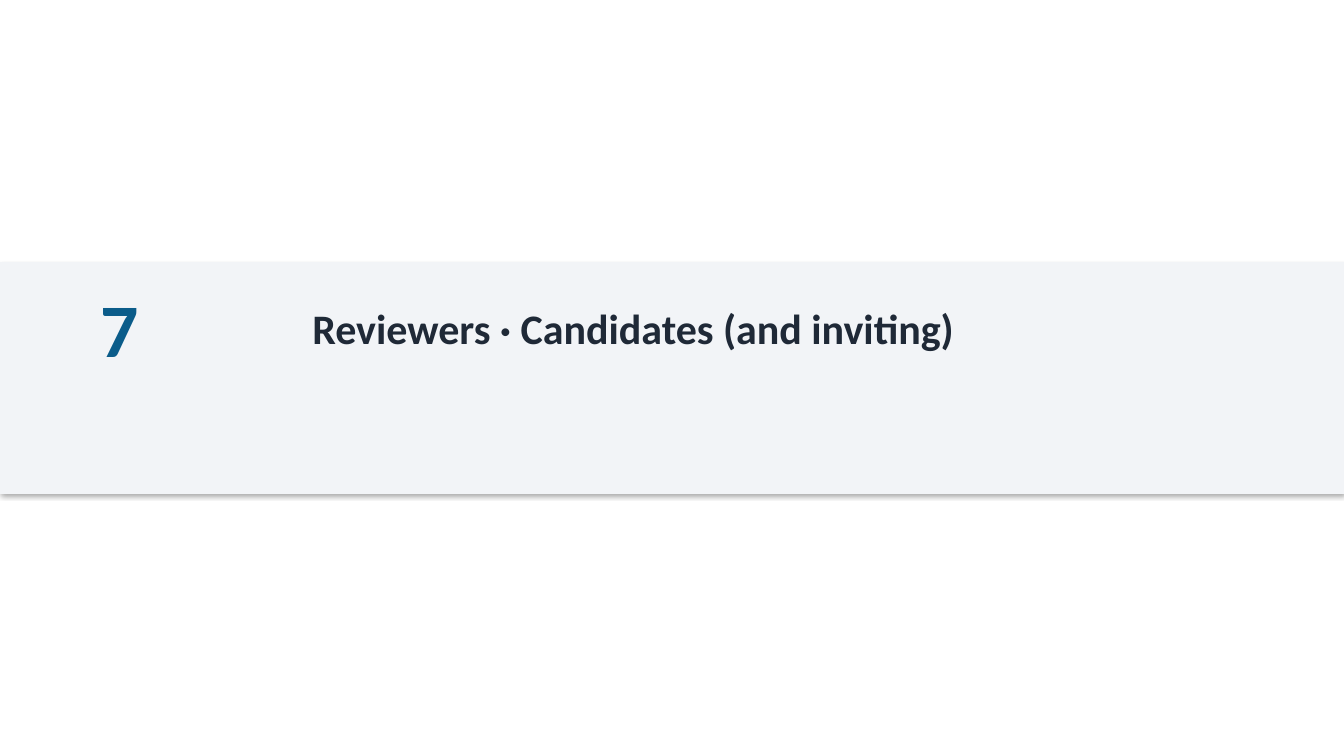
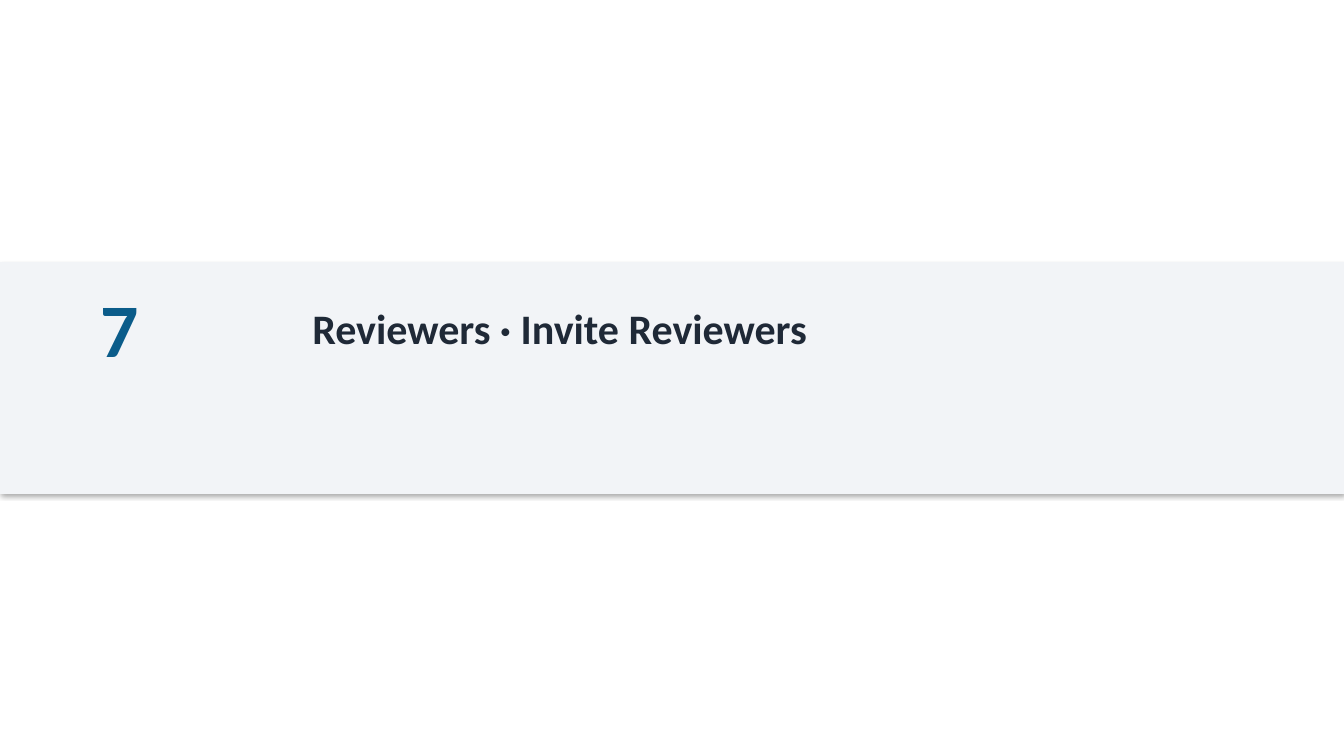
Before and after one commit to justingallivan/wmkf-research-apps, a slide deck: slide 15 of docs/onboarding/Workbench_Onboarding_PD.pptx. Drawn at 1344x756 pixels with LibreOffice and Linux fonts; fonts in the diff are those of the drawing. Boxes give left, top, right and bottom in pixels: in the first picture for what was removed or moved away, otherwise in the second. Text is boxed around its words. In the diff, an @@ line names an element or a change of style, - is before the commit and + after.

```diff
--- a/docs/onboarding/Workbench_Onboarding_PD.pptx
+++ b/docs/onboarding/Workbench_Onboarding_PD.pptx
@@ text at bbox=[312, 314, 807, 345]: text changed @@
-Reviewers · Candidates (and inviting)
+Reviewers · Invite Reviewers
```
Also in this commit, not shown: 6 other slides changed, 3 other files.
